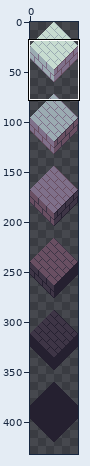
Sprite sheet -- resources/pngs/blocks bricks.png. Above: a wide view before the commit, with the close-up outlined.
Close-up. Before:
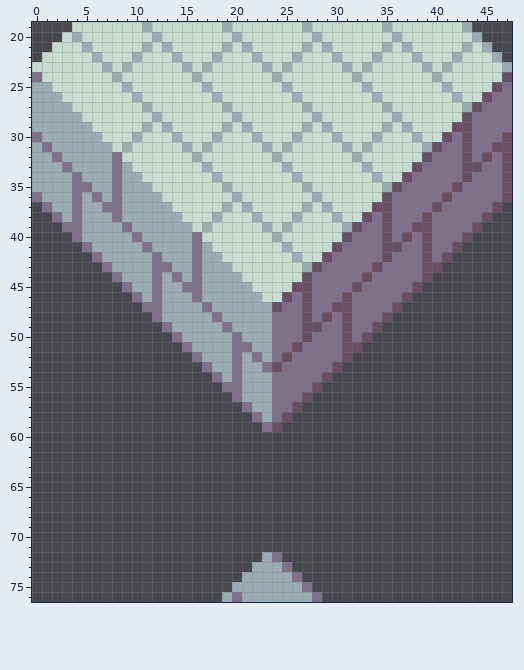
The file is 48x432 pixels. Colours within 5 levels of each other are drawn and written as one. Shown: x 0..47, y 19..76. The commit also changed other parts of the picture, which this record leaves out.
After:
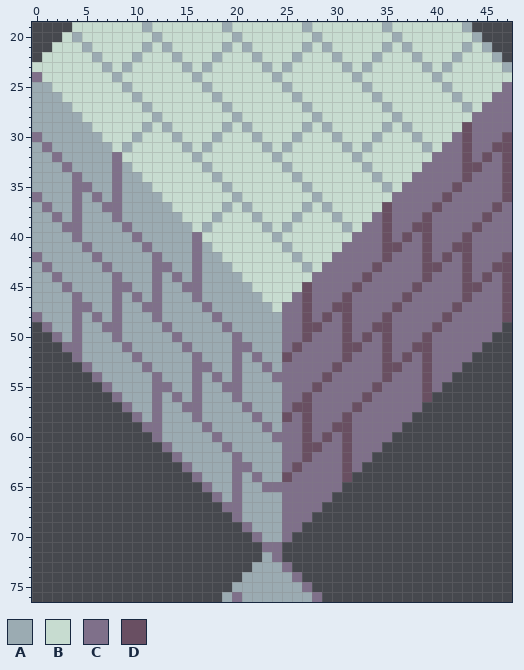
Palette (. is transparent): A #9babb2  B #c7dcd0  C #7f708a  D #694f62
The edit:
Changed rows in their new state; - is an unchanged pixel.
first column x 0:
24 -----------------------------------------------B
25 ----------------------------------------------B-
26 ---------------------------------------------B--
27 --------------------------------------------B---
28 -------------------------------------------B----
29 ------------------------------------------B-----
30 -----------------------------------------B------
31 ----------------------------------------B-------
32 ---------------------------------------B--------
33 --------------------------------------B---------
34 -------------------------------------B----------
35 ------------------------------------B-----------
36 -----------------------------------B------------
37 A---------------------------------B------------C
38 AA-------------------------------B------------CC
39 AAA-----------------------------B------------CCC
40 AAAA---------------------------B------------CCCC
41 AAAAA-------------------------B------------DCCCC
42 CAAAAA-----------------------B------------CDCCCD
43 ACAAAAA---------------------B------------CCDCCDD
44 AACAAAAA-------------------B------------CCCDCDCD
45 AAACAAAAC-----------------B------------CCCCDDCCD
46 AAAACAAACA---------------B------------CCCCCDCCCD
47 AAAACCAACAA-------------B------------CCCCCDCCCCD
48 CAAACACACAAA------------A-----------CCCCCDCCCCCD
49 -CAACAACCAAAA-----------A----------DCCCCDCCCCCC-
50 --CACAAACAAAAA----------A---------CDCCCDCCCCCC--
51 ---CCAAAACAAAAA---------A--------CCDCCDDCCCCC---
52 ----CAAAAACAAAAA--------A-------CCCDCDCDCCCC----
53 -----CAAAAACAAAAC-------A------CCCCDDCCDCCC-----
54 ------CAAAAACAAACA------------CCCCCDCCCDCC------
55 -------CAAAACCAACAA-----A----CCCCCDCCCCDC-------
56 --------CAAACACACAAA----A---CCCCCDCCCCCD--------
57 ---------CAACAACCAAAA---A--DCCCCDCCCCCC---------
58 ----------CACAAACAAAAA--A-CDCCCDCCCCCC----------
59 -----------CCAAAACAAAAA-ACCDCCDDCCCCC-----------
60 ------------CAAAAACAAAAACCCDCDCDCCCC------------
61 -------------CAAAAACAAAAACCDDCCDCCC-------------
62 --------------CAAAAACAAAACCDCCCDCC--------------
63 ---------------CAAAACCAAACDCCCCDC---------------
64 ----------------CAAACACAADCCCCCD----------------
65 -----------------CAACAACCCCCCCC-----------------
66 ------------------CACAAAACCCCC------------------
67 -------------------CCAAAACCCC-------------------
68 --------------------CAAAACCC--------------------
69 ---------------------CAAACC---------------------
70 ----------------------CAAC----------------------
71 -----------------------CC-----------------------
